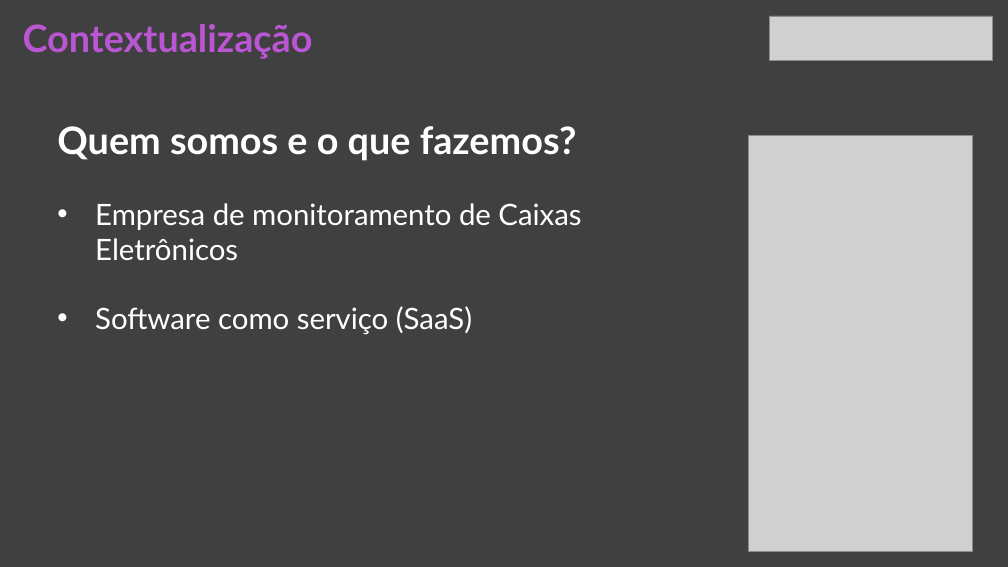
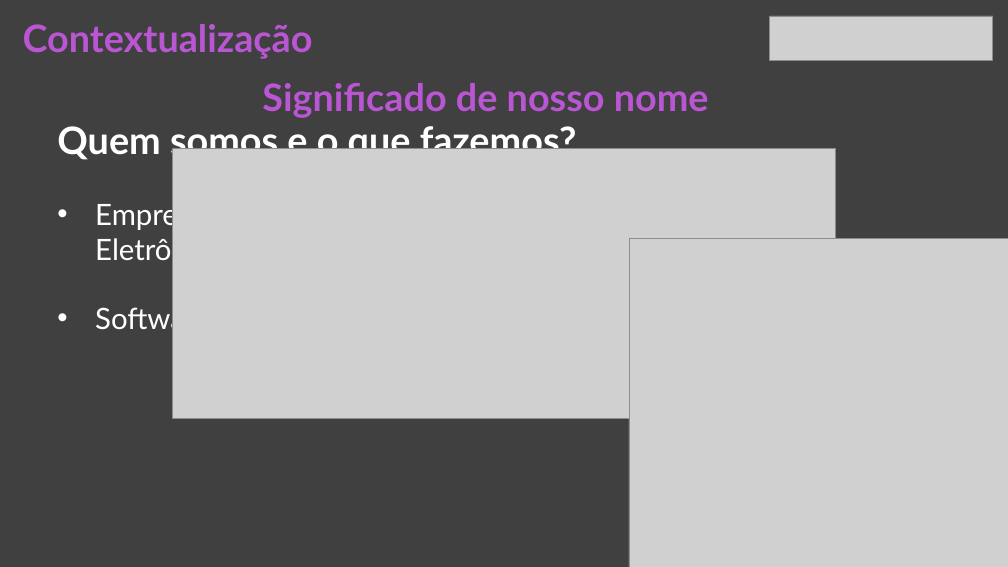
Before and after one commit to BandTec/CrasDefault-Grupo8, a slide deck: slide 3 of documentos/Apresentação.pptx (slide 2 before the commit). Drawn at 1008x567 pixels with LibreOffice and Linux fonts; fonts in the diff are those of the drawing; grey boxes stand for pictures. Boxes give left, top, right and bottom in pixels: in the first picture for what was removed or moved away, otherwise in the second. Text is boxed around its words. In the diff, an @@ line names an element or a change of style, - is before the commit and + after.

```diff
--- a/documentos/Apresentação.pptx
+++ b/documentos/Apresentação.pptx
@@ text added at box(262, 83, 709, 118), 36 pt, text #BA55D3, bold @@
+Significado de nosso nome
@@ picture added at box(172, 148, 836, 419) @@
@@ picture removed at box(749, 135, 972, 551) @@
@@ picture added at box(629, 238, 1008, 567) @@
```
Also in this commit, not shown: 3 other slides changed, 1 slide added.
